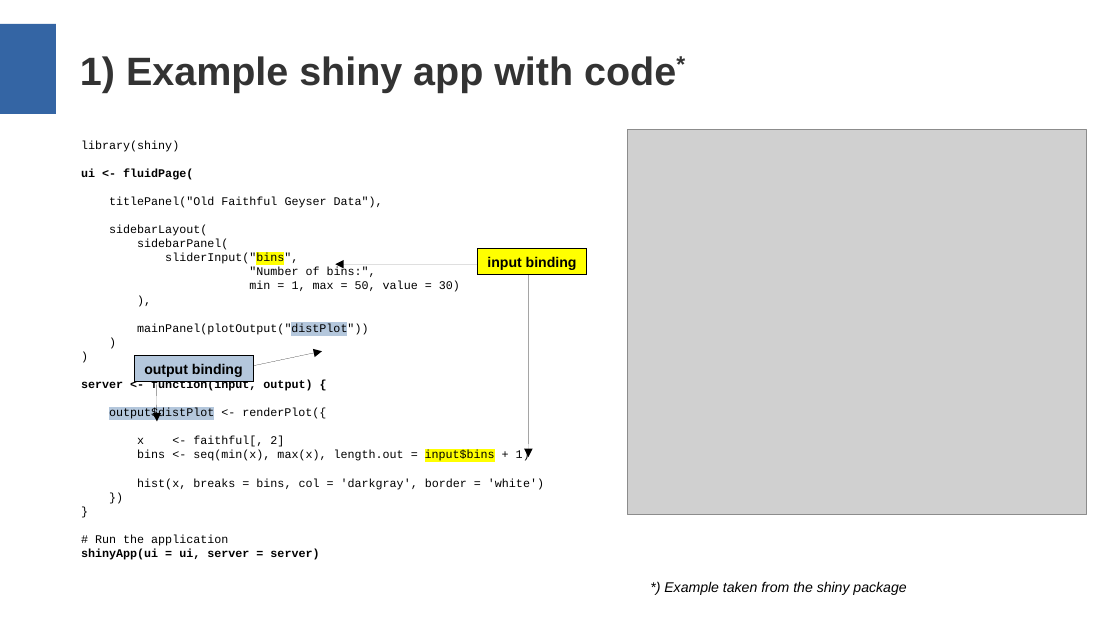
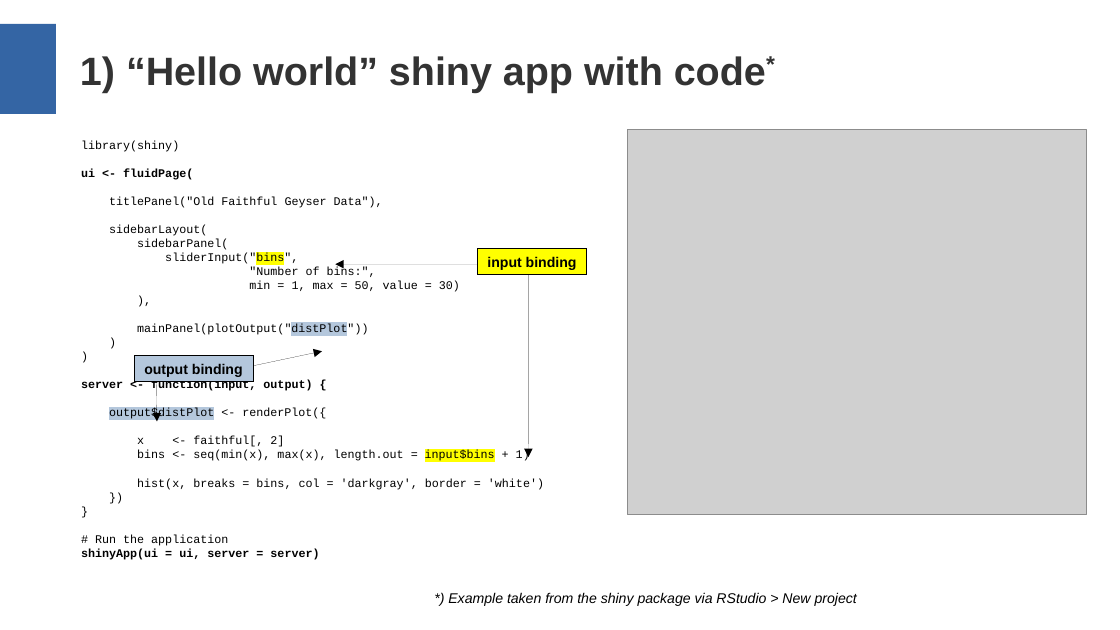
Before and after one commit to aryoda/R_shiny_post_mortem_analysis_training, a slide deck: slide 5 of Training slides (layout may be broken).pptx (slide 3 before the commit). Drawn at 1120x630 pixels with LibreOffice and Linux fonts; fonts in the diff are those of the drawing; grey boxes stand for pictures. Boxes give left, top, right and bottom in pixels: in the first picture for what was removed or moved away, otherwise in the second. Text is boxed around its words. In the diff, an @@ line names an element or a change of style, - is before the commit and + after.

```diff
--- a/Training slides (layout may be broken).pptx
+++ b/Training slides (layout may be broken).pptx
@@ text at box(80, 56, 766, 93): text changed @@
-1) Example shiny app with code*
+1) “Hello world” shiny app with code*
@@ text at box(448, 592, 857, 606): text changed @@
-*) Example taken from the shiny package
+*) Example taken from the shiny package via RStudio > New project
```
Also in this commit, not shown: 5 other slides changed, 3 slides added, 2 other files.
